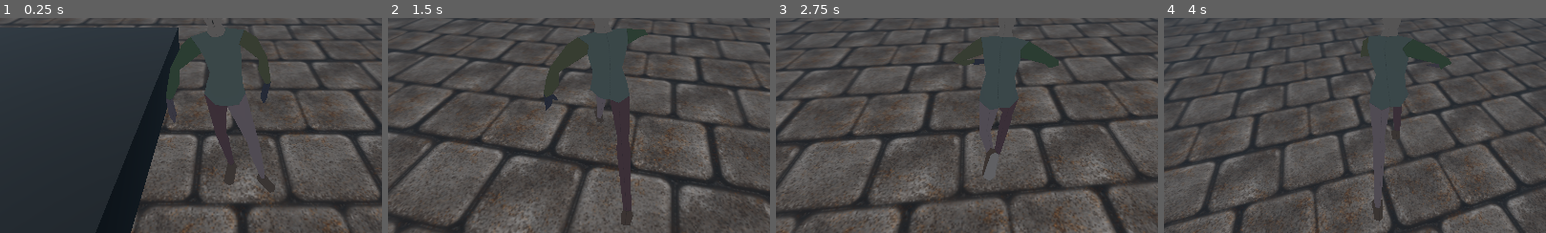
Above: before the commit, frames 1-4 (left to right).
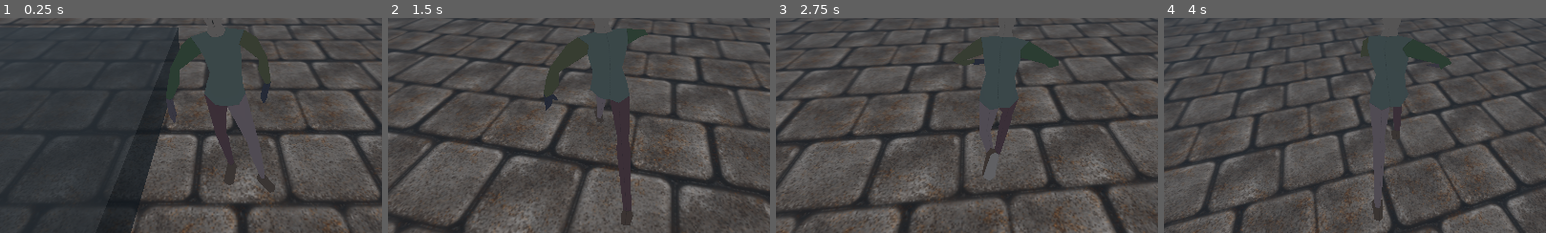
Above: after the commit, the same moments.

Repository: Dorifor/old-spooktober-n64
Game: Godot game, scene res://assets/main.tscn
Same seed, same stepped clock (60 frames per second), same inputs: the game is played once before the commit and once after it.
Inputs (mouse positions are % of the whole screen's width and height, from its top left):
- Up to frame 1 (0.25 s): no input
- Up to frame 2 (1.5 s): tap Enter (ui_accept) at 0.5, 0.77 s; move the mouse to (55, 50) at 0.52 s; hold Shift (run) 0.53-1.28 s; hold W (forward) from 0.53 s (still down); move the mouse to (45, 50) at 1.27 s; tap Shift (run) at 1.35 s
- Up to frame 3 (2.75 s): keep holding W (forward); tap Enter (ui_accept) at 1.52 s; move the mouse to (52, 48) at 2.02 s; hold Shift (run) from 2.03 s (still down)
- Up to frame 4 (4 s): keep holding W (forward); move the mouse to (49, 52) at 2.77 s; release Shift (run) at 2.78 s; tap Shift (run) at 2.85 s; tap Enter (ui_accept) at 3.02, 3.77 s; move the mouse to (57, 51) at 3.52 s; hold Shift (run) from 3.53 s (still down)
The pictures show only the part of the screen within x 21-71%, y 50-100%; the shares and areas given below are measured in that part.

The runs differ from the first frame. In frame 1, 0.3% of the frame differs, in the area x 2-44%, y 24-100%; in frame 2, less than 0.1%; in frame 3, less than 0.1%; in frame 4, nothing differs.

Commit message:
transparent block

Diff:
--- a/assets/main.tscn
+++ b/assets/main.tscn
@@ -1,8 +1,8 @@
 [gd_scene load_steps=11 format=3 uid="uid://cre44bvxrpn1u"]
 
 [ext_resource type="Texture2D" uid="uid://dfddgj5f3woqc" path="res://assets/planks/brick_25_-_128x128.png" id="1_yj7ta"]
-[ext_resource type="PackedScene" uid="uid://dwi6774fpqp26" path="res://assets/Player/Player.tscn" id="2_cw4q1"]
-[ext_resource type="PackedScene" uid="uid://88yv727qgtc4" path="res://assets/UI/Pause Menu/pause_menu.tscn" id="3_abh5i"]
+[ext_resource type="PackedScene" uid="uid://dwi6774fpqp26" path="res://assets/player/Player.tscn" id="2_cw4q1"]
+[ext_resource type="PackedScene" uid="uid://88yv727qgtc4" path="res://assets/ui/pause menu/pause_menu.tscn" id="3_abh5i"]
 
 [sub_resource type="StandardMaterial3D" id="StandardMaterial3D_lmnqh"]
 shading_mode = 0
@@ -20,7 +20,8 @@
 size = Vector3(1, 0.2, 1)
 
 [sub_resource type="StandardMaterial3D" id="StandardMaterial3D_byqca"]
-albedo_color = Color(0, 0, 0, 1)
+transparency = 1
+albedo_color = Color(0, 0, 0, 0.721569)
 
 [sub_resource type="BoxShape3D" id="BoxShape3D_hth55"]
 size = Vector3(1, 0.2, 1)
@@ -65,50 +66,50 @@
 pause_menu = NodePath("../Pause Menu")
 
 [node name="metarig" parent="Player/visuals/Player/RootNode" index="0"]
-transform = Transform3D(108.264, -2.66045, 8.18189, -9.84894, -1.31279, 90.2706, -2.53083, -108.7, -1.29047, -0.079378, -0.0213718, 0.0303472)
+transform = Transform3D(108.252, -2.63741, 8.29483, -9.98996, -1.56713, 90.257, -2.48259, -108.697, -1.50254, -0.0783646, -0.0209288, 0.0342655)
 
 [node name="Skeleton3D" parent="Player/visuals/Player/RootNode/metarig" index="0"]
-bones/1/rotation = Quaternion(-0.0666486, -0.00630076, 0.0305446, 0.997289)
+bones/1/rotation = Quaternion(-0.0688192, -0.00703676, 0.0301833, 0.997148)
 bones/1/scale = Vector3(1.00001, 1.00268, 0.998124)
-bones/2/rotation = Quaternion(-0.0872773, 0.00559056, 0.0616531, 0.994259)
+bones/2/rotation = Quaternion(-0.0913929, 0.00476466, 0.0617209, 0.993889)
 bones/2/scale = Vector3(1.00007, 1.0046, 0.996739)
-bones/3/rotation = Quaternion(0.00782454, 0.00551773, 0.0613646, 0.99807)
+bones/3/rotation = Quaternion(0.00370353, 0.00521909, 0.0613244, 0.998097)
 bones/3/scale = Vector3(1.00002, 1.00005, 0.999957)
-bones/4/rotation = Quaternion(0.23436, -0.00386639, -0.010902, 0.972081)
+bones/4/rotation = Quaternion(0.234351, -0.00384325, -0.0109281, 0.972083)
 bones/4/scale = Vector3(1, 1.03692, 0.973515)
-bones/5/rotation = Quaternion(-0.102438, -0.00540029, -0.00998344, 0.994675)
+bones/5/rotation = Quaternion(-0.102243, -0.00536091, -0.0100594, 0.994694)
 bones/5/scale = Vector3(1.00003, 1.00646, 0.995466)
-bones/6/rotation = Quaternion(-0.10763, -0.00290448, -0.0110915, 0.994125)
+bones/6/rotation = Quaternion(-0.10765, -0.00287739, -0.0111094, 0.994123)
 bones/6/scale = Vector3(1.00001, 1.00721, 0.994953)
-bones/8/rotation = Quaternion(-0.508392, -0.471139, -0.404681, 0.596489)
-bones/8/scale = Vector3(1.18598, 1.01561, 0.834026)
-bones/9/rotation = Quaternion(-0.384748, 0.624664, -0.586175, 0.343748)
-bones/9/scale = Vector3(1.00023, 1.19861, 0.834396)
+bones/8/rotation = Quaternion(-0.48295, -0.498362, -0.373935, 0.615278)
+bones/8/scale = Vector3(1.18621, 1.01537, 0.834004)
+bones/9/rotation = Quaternion(-0.418677, 0.60639, -0.604893, 0.301837)
+bones/9/scale = Vector3(1.00305, 1.19605, 0.834596)
 bones/10/rotation = Quaternion(0.133712, 0.0199238, -0.0684038, 0.988456)
 bones/10/scale = Vector3(1.00051, 1.01101, 0.991924)
-bones/11/rotation = Quaternion(0.0215299, -0.231995, -0.102301, 0.967083)
-bones/11/scale = Vector3(1.03149, 1.00134, 0.976564)
-bones/13/rotation = Quaternion(-0.532199, 0.420875, 0.36317, 0.638542)
-bones/13/scale = Vector3(1.16296, 1.04056, 0.835178)
-bones/14/rotation = Quaternion(0.217279, 0.646827, -0.565789, -0.462912)
-bones/14/scale = Vector3(1.01947, 1.18238, 0.8343)
-bones/15/rotation = Quaternion(0.163941, -0.0183841, 0.0673268, 0.983998)
+bones/11/rotation = Quaternion(0.0208777, -0.230024, -0.102018, 0.967598)
+bones/11/scale = Vector3(1.03112, 1.00126, 0.976888)
+bones/13/rotation = Quaternion(-0.509342, 0.4429, 0.338291, 0.655721)
+bones/13/scale = Vector3(1.16346, 1.03967, 0.835466)
+bones/14/rotation = Quaternion(0.251034, 0.63488, -0.588484, -0.433123)
+bones/14/scale = Vector3(1.01004, 1.1905, 0.834251)
+bones/15/rotation = Quaternion(0.163632, -0.0184, 0.0673383, 0.984049)
 bones/15/scale = Vector3(1.00052, 1.01691, 0.987716)
-bones/16/rotation = Quaternion(-0.0636265, 0.0977038, 0.119529, 0.985961)
+bones/16/rotation = Quaternion(-0.0626931, 0.0969129, 0.11984, 0.986061)
 bones/16/scale = Vector3(1.00676, 1.00165, 0.994124)
-bones/26/rotation = Quaternion(0.931697, 0.133835, -0.151449, 0.301814)
-bones/26/scale = Vector3(1.02065, 1.05479, 0.944858)
-bones/27/rotation = Quaternion(0.264793, -0.0861209, -0.0509711, 0.959099)
-bones/27/scale = Vector3(1.00294, 1.04977, 0.961777)
-bones/28/rotation = Quaternion(-0.528553, -0.0895526, 0.0973575, 0.838531)
-bones/28/scale = Vector3(1.00033, 1.17226, 0.85994)
+bones/26/rotation = Quaternion(0.931993, 0.13392, -0.151723, 0.300723)
+bones/26/scale = Vector3(1.02078, 1.05426, 0.945172)
+bones/27/rotation = Quaternion(0.265799, -0.0858894, -0.0508029, 0.95885)
+bones/27/scale = Vector3(1.00291, 1.0503, 0.961396)
+bones/28/rotation = Quaternion(-0.529755, -0.0891346, 0.0966298, 0.837901)
+bones/28/scale = Vector3(1.00033, 1.1724, 0.859808)
 bones/29/rotation = Quaternion(-6.07043e-07, 0.946954, -0.321368, -1.31343e-07)
 bones/29/scale = Vector3(1, 1.073, 0.945958)
-bones/33/rotation = Quaternion(0.981506, 0.110093, 0.0309512, 0.153518)
-bones/33/scale = Vector3(1.00011, 1.01547, 0.989025)
-bones/34/rotation = Quaternion(0.1321, 0.0487542, -0.0228161, 0.989774)
-bones/34/scale = Vector3(1.00173, 1.01051, 0.991419)
-bones/35/rotation = Quaternion(-0.564098, -0.0309869, 0.06444, 0.822606)
+bones/33/rotation = Quaternion(0.982041, 0.10912, 0.0313322, 0.150688)
+bones/33/scale = Vector3(1.00011, 1.01538, 0.989092)
+bones/34/rotation = Quaternion(0.130135, 0.0483389, -0.0230649, 0.990049)
+bones/34/scale = Vector3(1.00171, 1.01027, 0.991602)
+bones/35/rotation = Quaternion(-0.56348, -0.0304078, 0.0632187, 0.823146)
 bones/35/scale = Vector3(1.00007, 1.18102, 0.851772)
 bones/36/rotation = Quaternion(-5.14513e-08, 0.946701, -0.322114, -1.51217e-07)
 bones/36/scale = Vector3(1, 1.07336, 0.945674)
